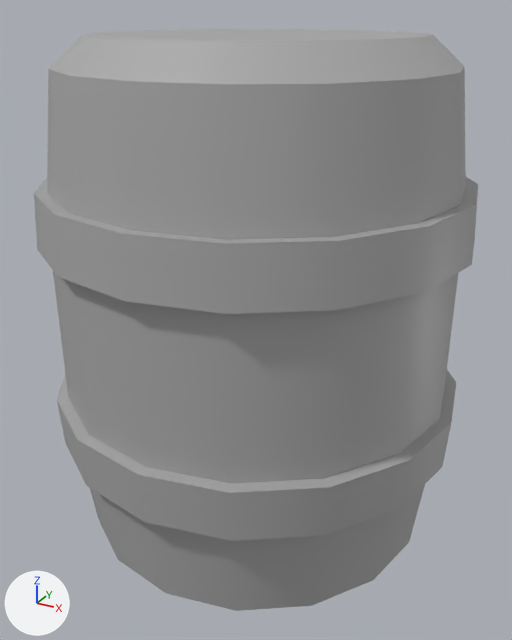
The FBX model public/data/asset-resources/Barrel.fbx, before and after one commit.
Before and after are seen from a camera (50 mm lens) standing at (0.538, -0.983, 0.891) and looking at (0.003, -0.01, 0.405). The axes (+X, +Y, +Z) are drawn at lower left. The lights are the same throughout. Where no turn or scale is listed for an object, it has been applied to the vertices.

The older version as bpy lines, for what is in view:
```python
me_mesh = bpy.data.meshes.new('Mesh')
me_mesh.from_pydata(...)  # 194 vertices, 208 faces; spans x -0.346..0.346, y -0.346..0.346, z 0.0..0.858
me_mesh.materials.append(mat_standardsurface1)  # grey #aaaaaa
ob_barrel = bpy.data.objects.new('Barrel', me_mesh)
ob_barrel.location = (0.0, 0.0, 0.0)
```
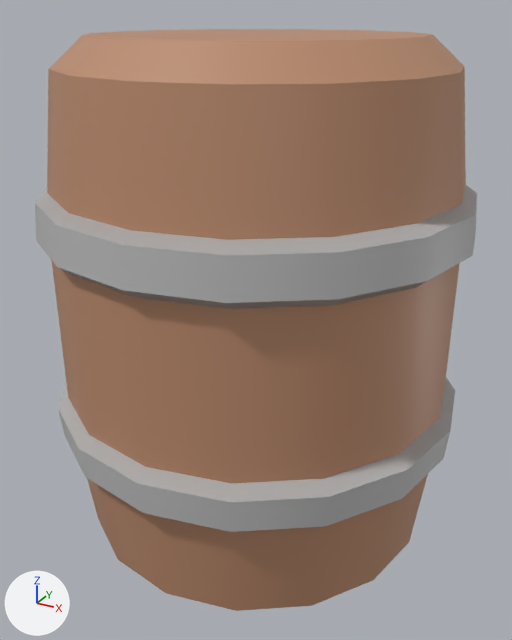
The newer file is also rescaled (x0.344), turned or shifted as a whole; pictures and numbers use the older file's frame.

Patch to the scene script:
```diff
--- a/public/data/asset-resources/Barrel.fbx.py
+++ b/public/data/asset-resources/Barrel.fbx.py
@@ mat_wood @@
+mat_wood = principled_material('Wood')
+mat_wood.base_color = (0.5, 0.26, 0.154)  # brown #bc8b6d
@@ mat_metal @@
+mat_metal = principled_material('Metal')
+mat_metal.base_color = (0.5, 0.5, 0.5)  # grey #bcbcbc
@@ me_mesh @@
 me_mesh.from_pydata(...)  # 194 vertices, 208 faces; spans x -0.346..0.346, y -0.346..0.346, z 0.0..0.858
 # used by ob_barrel; location = (0.0, 0.0, 0.0)
+# me_mesh part 1: 10 of the vertices in x 0.0..0.346, y 0.0..0.346, z 0.213..0.299 are scaled about their middle by (1, 1, 0.634)
+# me_mesh part 2: 8 of the vertices in x -0.32..0.0, y -0.346..-0.13, z 0.213..0.299 are scaled about their middle by (1, 1, 0.634)
+# me_mesh part 3: 6 of the vertices in x 0.13..0.32, y -0.32..-0.13, z 0.213..0.299 are scaled about their middle by (1, 1, 0.634)
+# me_mesh part 4: 10 of the vertices in x 0.0..0.346, y 0.0..0.346, z 0.559..0.644 are scaled about their middle by (1, 1, 0.666)
+# me_mesh part 5: 8 of the vertices in x -0.32..0.0, y -0.346..-0.13, z 0.559..0.644 are scaled about their middle by (1, 1, 0.666)
+# me_mesh part 6: 6 of the vertices in x 0.13..0.32, y -0.32..-0.13, z 0.559..0.644 are scaled about their middle by (1, 1, 0.666)
+# me_mesh part 7: all 48 faces centred in x -0.299..0.299, y -0.299..0.299, z 0.0..0.129 switch from mat_standardsurface1 (grey #aaaaaa) to mat_wood (brown #bc8c6d)
+# me_mesh part 8: all 48 faces centred in x -0.299..0.299, y -0.299..0.299, z 0.729..0.858 switch from mat_standardsurface1 (grey #aaaaaa) to mat_wood (brown #bc8c6d)
+# me_mesh part 9: all 16 faces centred in x -0.315..0.315, y -0.315..0.315, z 0.429 switch from mat_standardsurface1 (grey #aaaaaa) to mat_wood (brown #bc8c6d)
+me_mesh.materials.append(mat_metal)  # grey #bcbcbc
```

Changed parts and their boxes (x1, y1, x2, y2) in the pictures (512 x 640 px; the box of a moved part takes in the faces that stretch with it):
'Barrel', reshaped, recoloured (grey to brown)
    before: (34, 29, 478, 611)
    after: (35, 29, 477, 611)
part 1 of me_mesh, moved or reshaped
    before: (440, 370, 456, 422)
    after: (440, 378, 455, 430)
part 2 of me_mesh, moved or reshaped
    before: (57, 375, 145, 522)
    after: (58, 383, 146, 513)
part 3 of me_mesh, moved or reshaped
    before: (138, 419, 451, 541)
    after: (139, 419, 450, 532)
part 4 of me_mesh, moved or reshaped
    before: (462, 177, 478, 259)
    after: (462, 185, 477, 251)
part 5 of me_mesh, moved or reshaped
    before: (34, 178, 131, 301)
    after: (35, 188, 132, 297)
part 6 of me_mesh, moved or reshaped
    before: (121, 204, 475, 314)
    after: (122, 204, 474, 309)
part 7 of me_mesh, recoloured (grey to brown)
    both: (90, 484, 425, 611)
part 8 of me_mesh, recoloured (grey to brown)
    both: (47, 29, 466, 240)
part 9 of me_mesh, recoloured (grey to brown)
    both: (53, 271, 458, 483)
